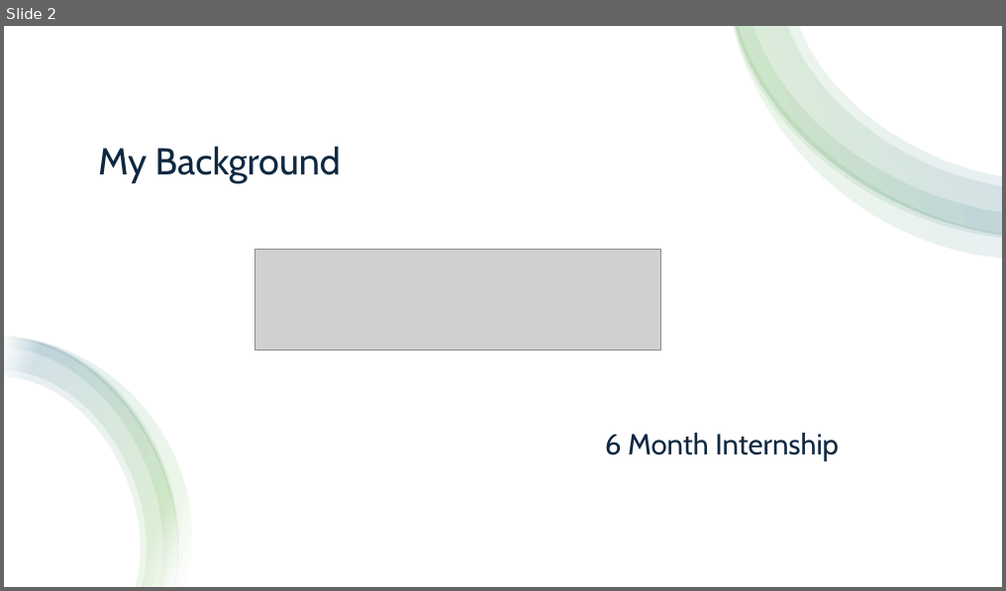
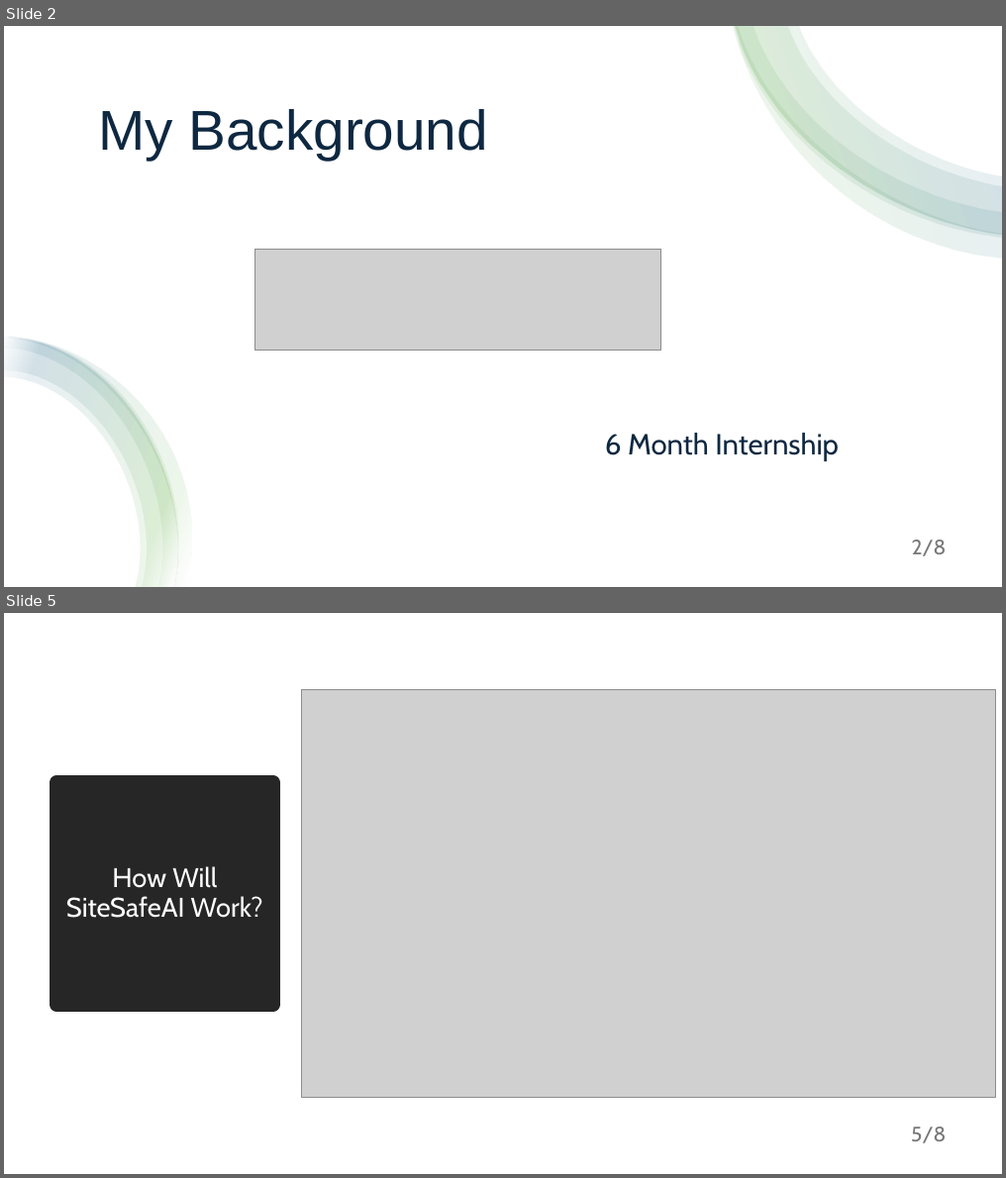
Before and after one commit to C00276177Tomas/SafeSiteAI, a slide deck: Presentation/SiteSafeAiPresentation.pptx. Shown one above the other, each under a label of ours: slide 2 before the commit, slides 2 and 5 after it; the slides between them are not shown. The pictures are 1006x591 and 1006x1178 pixels, drawn with LibreOffice and Linux fonts; fonts in the diff are those of the drawing; grey boxes stand for pictures. Boxes give left, top, right and bottom in pixels: in the first picture for what was removed or moved away, otherwise in the second. Text is boxed around its words. In the diff, an @@ line names an element or a change of style, - is before the commit and + after.

```diff
--- a/Presentation/SiteSafeAiPresentation.pptx
+++ b/Presentation/SiteSafeAiPresentation.pptx
@@ slide 5 added at [4,613,1002,1174], background #FFFFFF @@
@@ picture added at [301,690,995,1098] @@
@@ title added at [56,783,273,1004], fill #262626, outline #262626 13.75 pt, 26 pt, text #FFFFFF @@
+How Will SiteSafeAI Work?
@@ page number added at [911,1127,945,1144], 20 pt, text #797979 @@
+5/8
@@ slide 2 changed as well @@
@@ title "My Background": place and size @@
-title "My Background" at [98,146,341,183]
+title "My Background" at [98,109,487,160]
@@ title "My Background" at [98,109,487,160]: size 36 to 54 pt, font Cabin to Arial @@
@@ page number added at [912,540,946,557], 20 pt, text #797979 @@
+2/8
```
Also in this commit, not shown: 2 other slides changed, 4 other slides added, 1 slide removed, 1 other file.
